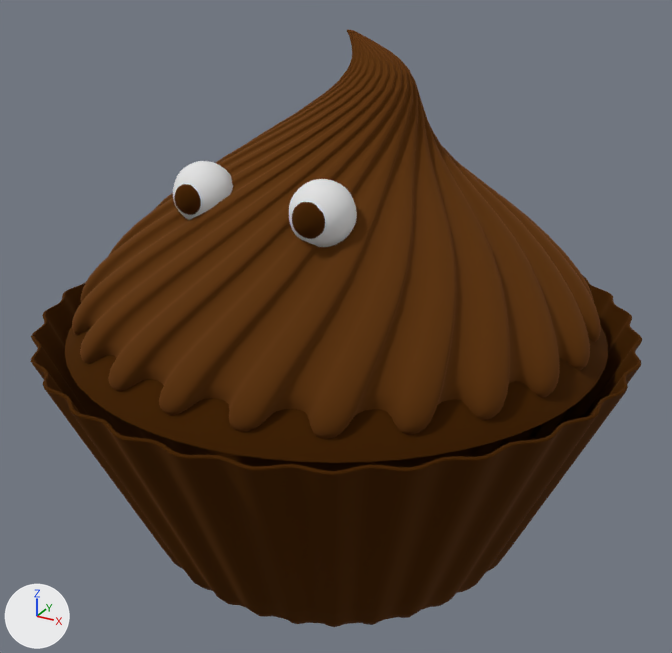
Renders of the glTF model models3d/cupcake/scene.gltf from each side of a commit.
Both versions are drawn from a 50 mm camera at (138.2, -251.6, 201.2) aimed at (0.7, -1.5, 76.2). The axes (+X, +Y, +Z) are drawn at lower left. The lights are the same throughout. Where no turn or scale is listed for an object, it has been applied to the vertices.

Objects in the first picture: 'Circle.001_Material.002_0', 'Circle_brown_0', 'Sphere.001_white_0', 'Sphere.002_white_0', 'Sphere.003_brown_0', 'Sphere.004_brown_0', 'Sphere_brown_0'.
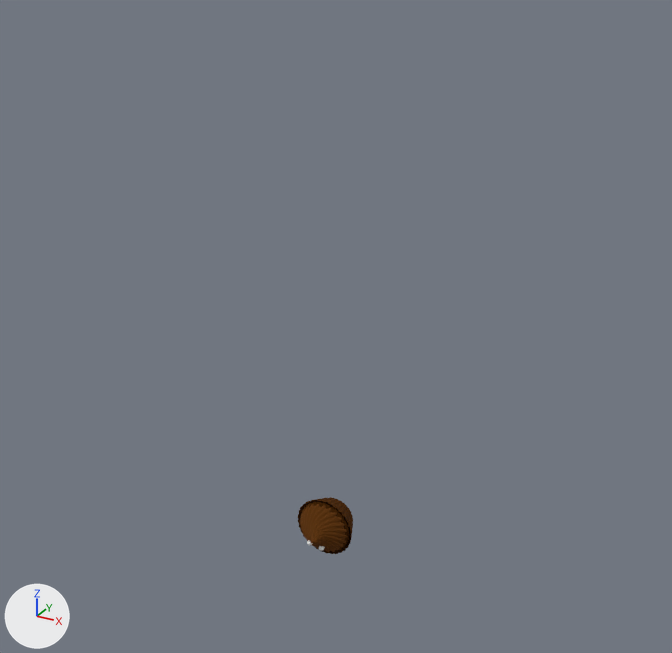
ob_rootnode__model_correction_matrix is not drawn itself; it is the parent of ob_cc70db2a66a743008e38b10655ebf8b2_fbx.

What differs and where, as boxes (x1, y1, x2, y2) in the pictures (672 x 653 px):
'Circle.001_Material.002_0', deleted (brown): before (72, 29, 601, 439)
'Circle_brown_0', deleted (brown): before (31, 275, 642, 627)
'Sphere_brown_0', deleted (brown): before (65, 325, 608, 463)
'Sphere.004_brown_0', moved: before (292, 202, 325, 239); after (298, 497, 353, 554)
'Sphere.002_white_0', deleted: before (289, 179, 357, 247)
'Sphere.001_white_0', deleted: before (173, 161, 233, 220)
'Sphere.003_brown_0', deleted (brown): before (174, 184, 201, 215)

The edits, one by one:
In object 'RootNode (model correction matrix)' (ob_rootnode__model_correction_matrix), parent goes from ob_rootnode__gltf_orientation_matrix to ob_cupcake.
Object 'Circle_brown_0' (ob_circle_brown_0) is deleted.
Object 'Sphere_brown_0' (ob_sphere_brown_0) is deleted.
Object 'Circle.001_Material.002_0' (ob_circle_001_material_002_0) is deleted.
Object 'Sphere.001_white_0' (ob_sphere_001_white_0) is deleted.
Object 'Sphere.002_white_0' (ob_sphere_002_white_0) is deleted.
Object 'Sphere.003_brown_0' (ob_sphere_003_brown_0) is deleted.
Object 'cupcake' (ob_cupcake) is new.
Its location is (0.00629, -0.00629, -0.00241).
Its rotation in degrees is (-0.1, -0.1, -0.1).
Its scale is (0.114, 0.114, 0.114).
